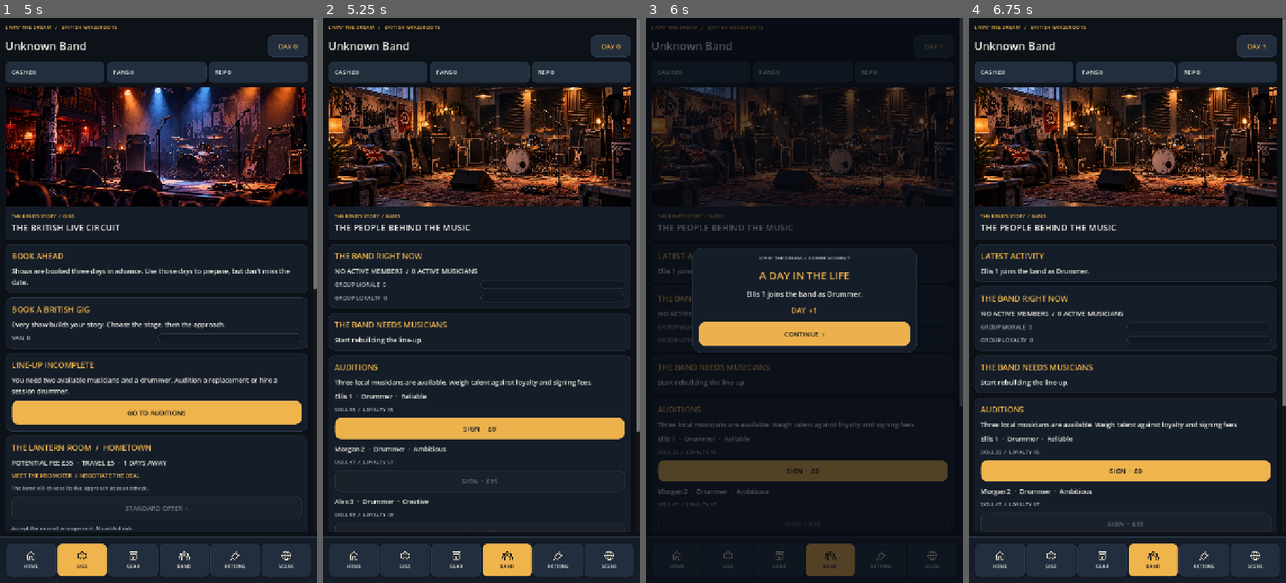
Above: before the commit, frames 1-4 (left to right).
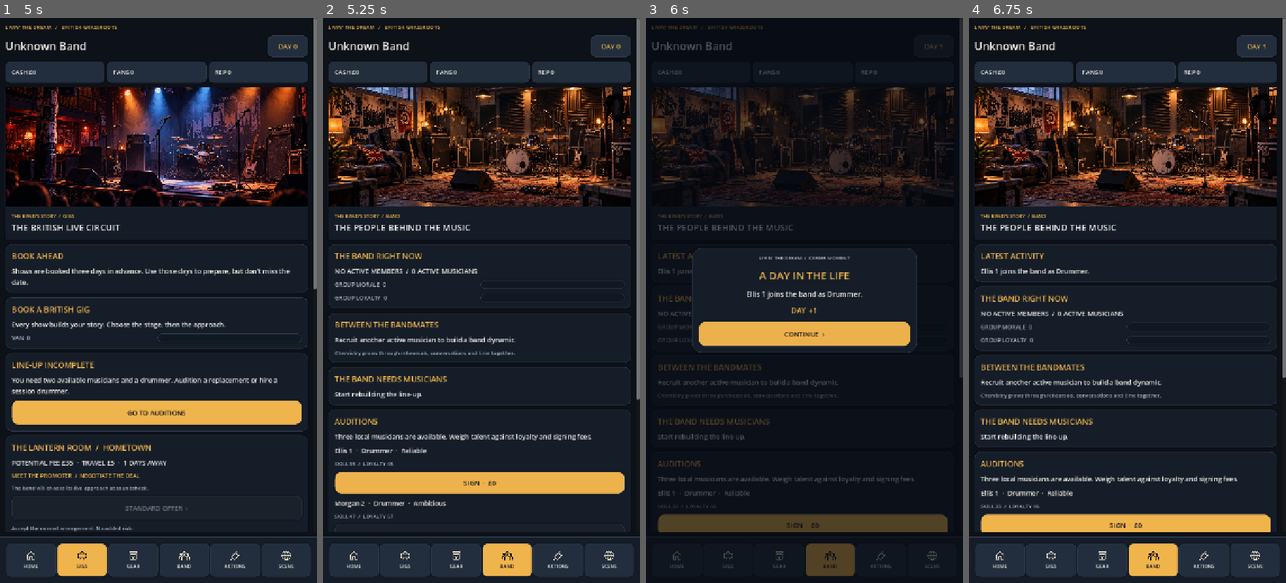
Above: after the commit, the same moments.

Repository: alimuir654-rgb/BandMaster
Game: Godot game, scene res://Scenes/CareerHub.tscn
Two runs of this game, one before a commit and one after it. Both use one fixed random seed, a clock stepped at 60 frames per second and the inputs below. This scene is started directly instead of the project's main scene.
Inputs (mouse positions are in pixels of both pictures, inside the frame that each line leads up to):
- Up to frame 1 (5 s): click (82, 323) at 0.52 s; click "JAM" at 1.25 s; click "HANG OUT" at 2 s; click "PROMOTE" at 2.75 s; click (31, 560) at 3.52 s; click (231, 323) at 4.27 s
- Up to frame 2 (5.25 s): click "GO TO AUDITIONS" at 5 s
- Up to frame 3 (6 s): click "SIGN · £0" at 5.75 s
- Up to frame 4 (6.75 s): click "CONTINUE ›" at 6.5 s

Frame 1 is identical in both runs. In frame 2, 9.9% of the frame differs, in the area x 1-100%, y 53-91%; in frame 3, 7.7%; in frame 4, 9.0%.
Error before the commit: Invalid access to property or key 'band' on a base object of type 'Dictionary'. (res://Scripts/career_hub.gd:984)
Error after the commit: Invalid access to property or key 'band' on a base object of type 'Dictionary'. (res://Scripts/career_hub.gd:996)

Commit message:
Display real pairwise band chemistry in Living Band screen

Diff:
--- a/Scripts/career_hub.gd
+++ b/Scripts/career_hub.gd
@@ -27,6 +27,7 @@
 const Drama = preload("res://Scripts/band_drama.gd")
 const Life = preload("res://Scripts/member_life.gd")
 const BandPulse = preload("res://Scripts/band_pulse_presentation.gd")
+const Chemistry = preload("res://Scripts/band_chemistry_presentation.gd")
 const SAVE_PATH := "user://tour_save.json"
 const TABS := ["HOME","GIGS","GEAR","BAND","ACTIONS","SCENE"]
 const ART := {
@@ -493,6 +494,17 @@
  _progress(chemistry,"GROUP LOYALTY",int(pulse["loyalty"]))
  if int(pulse["exhausted"]) > 0:
   _label(chemistry,"%d BANDMATE(S) NEED REST BEFORE THE NEXT SHOW" % int(pulse["exhausted"]),13,UI.AMBER)
+
+ var pairs: Array = Chemistry.connections(members,_state().get("relationships",{}))
+ var relationships_card := _card("BETWEEN THE BANDMATES",Chemistry.summary(pairs))
+ for pair in pairs:
+  var bond := VBoxContainer.new()
+  bond.add_theme_constant_override("separation",4)
+  relationships_card.add_child(bond)
+  _label(bond,str(pair["first"])+"  +  "+str(pair["second"])+"   /   "+str(pair["label"]),13,UI.WHITE)
+  _progress(bond,"CONNECTION",int(pair["score"]))
+ if pairs.is_empty():
+  _label(relationships_card,"Chemistry grows through rehearsals, conversations and time together.",12,UI.MUTED)
 
  if members.is_empty():
   _card("THE BAND NEEDS MUSICIANS","Start rebuilding the line-up.")
